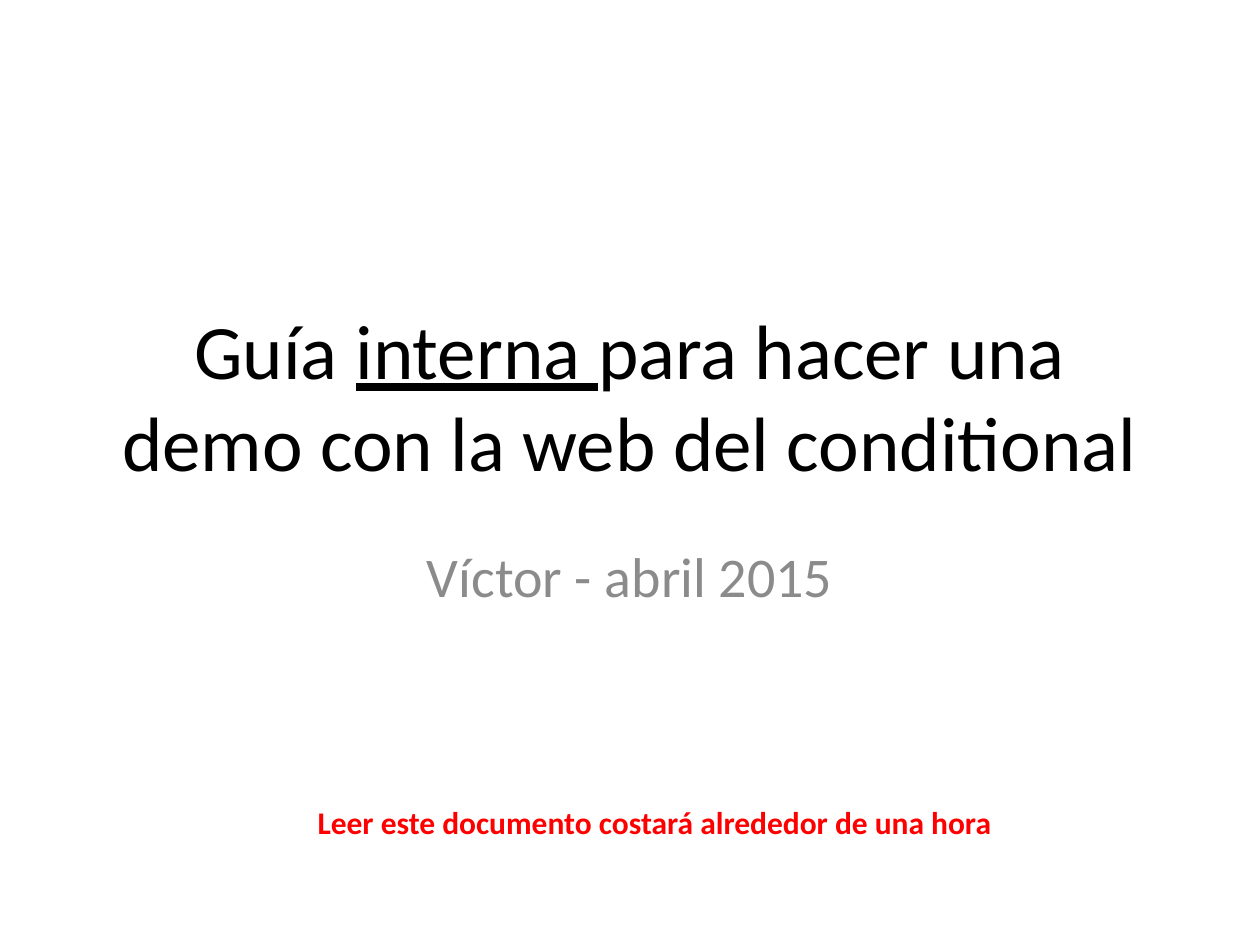
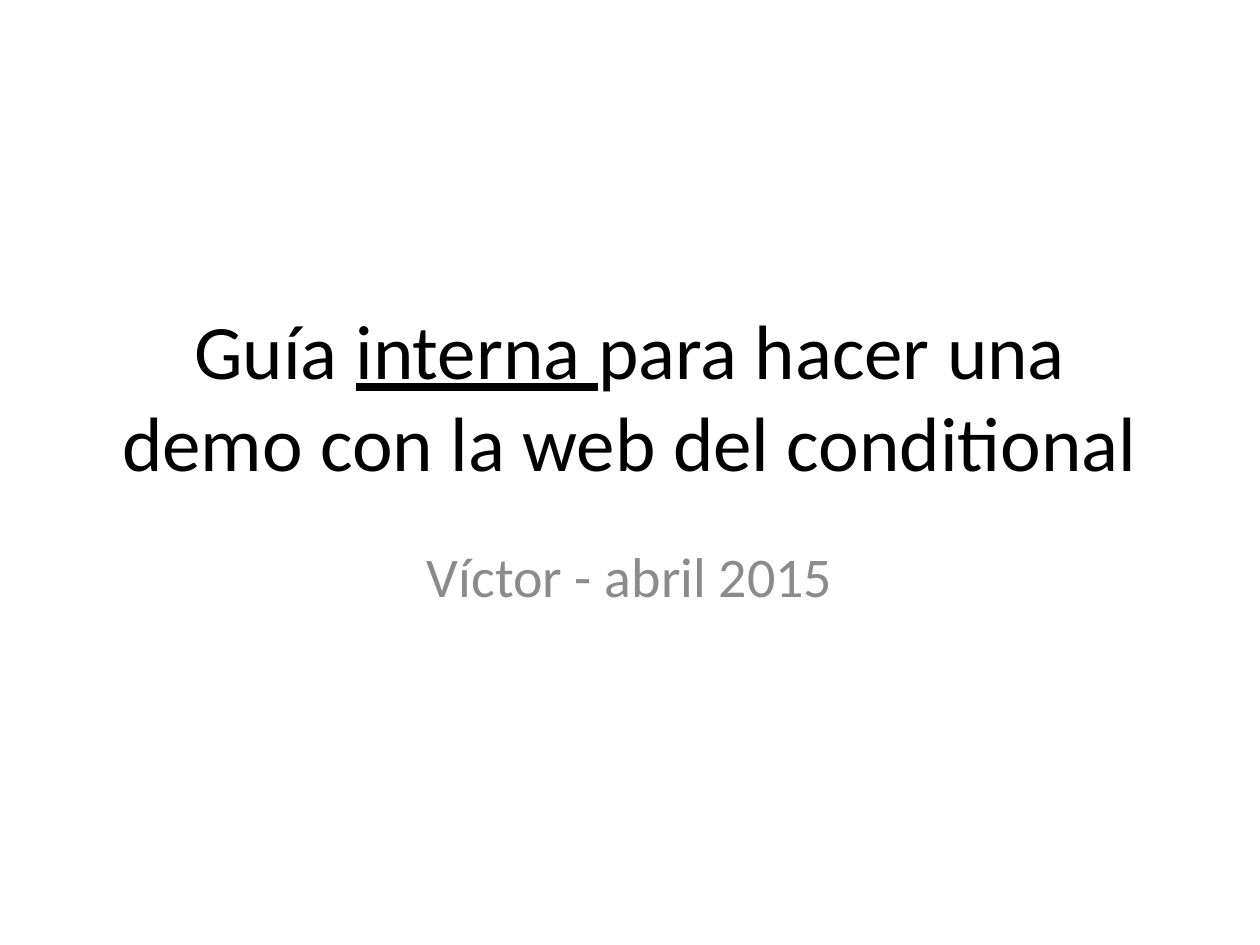
Before and after one commit to oeg-upm/licensius, a slide deck: slide 1 of doc/conditional.pptx. Drawn at 1260x945 pixels with LibreOffice and Linux fonts; fonts in the diff are those of the drawing. Boxes give left, top, right and bottom in pixels: in the first picture for what was removed or moved away, otherwise in the second. Text is boxed around its words. In the diff, an @@ line names an element or a change of style, - is before the commit and + after.

```diff
--- a/doc/conditional.pptx
+++ b/doc/conditional.pptx
@@ text removed at [318, 812, 991, 835] @@
-Leer este documento costará alrededor de una hora
```
Also in this commit, not shown: 3 other slides changed, 17 slides added, 1 slide removed, 4 other files.
